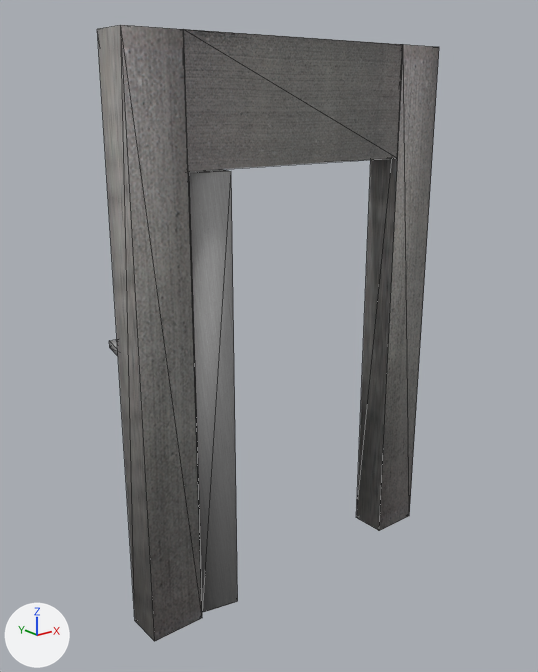
One commit to the OBJ model res/models/door/metaldoor_000004.obj: the scene before it, then after it.
Rendered twice from a 50 mm camera at (-2.57, -3.03, 2.71) aimed at (0.18, 0.4, 1.34). Lighting does not change. The marker at lower left points along +X, +Y and +Z. Mesh edges are drawn as thin lines. Where no turn or scale is listed for an object, it has been applied to the vertices.

The first picture shows 'Cube.004_Cube.005', 'Cube.006_Cube.007'.
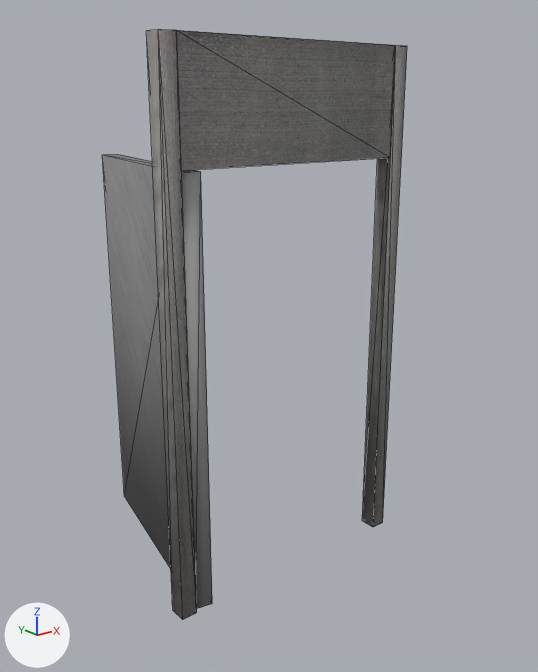
Location of each change, [x1, y1, x2, y2] in pixels of the pictures (538 x 672 px; the box of a moved part takes in the faces that stretch with it):
```json
{"object": "Cube.006_Cube.007", "change": "reshaped", "before": [97, 25, 439, 642], "after": [147, 29, 407, 620], "on screen": "24% narrower"}
{"object": "Cube.004_Cube.005", "change": "reshaped", "before": [109, 169, 238, 612], "after": [102, 154, 212, 609], "on screen": "15% narrower"}
{"part": 1, "of": "me_cube_004_cube_005", "change": "rebuilt", "before": [188, 169, 238, 612], "after": [102, 154, 212, 609]}
{"part": 2, "of": "me_cube_004_cube_005", "change": "deleted", "before": [109, 340, 118, 356]}
{"part": 3, "of": "me_cube_006_cube_007", "change": "moved or reshaped", "before": [184, 29, 403, 171], "after": [177, 30, 395, 171]}
{"part": 4, "of": "me_cube_006_cube_007", "change": "moved or reshaped", "before": [356, 44, 439, 531], "after": [362, 45, 407, 527]}
{"part": 5, "of": "me_cube_006_cube_007", "change": "moved or reshaped", "before": [97, 25, 202, 642], "after": [147, 29, 197, 620]}
```

Edits to the scene script, one JSON object a line:
```json
{"block": "me_cube_004_cube_005", "where": "# used by ob_cube_004_cube_005; location = (0.0, 0.0, 0.0)"}
{"op": "remove", "block": "me_cube_004_cube_005", "code": "me_cube_004_cube_005.from_pydata(...)  # 56 vertices, 84 faces; spans x -0.67..-0.09, y -0.11..1.3, z 0.01..2.4"}
{"op": "add", "block": "me_cube_004_cube_005", "code": "me_cube_004_cube_005.from_pydata(...)  # 32 vertices, 48 faces; spans x -0.69..-0.22, y -0.04..1.35, z 0.01..2.4"}
{"block": "me_cube_004_cube_005", "change": "me_cube_004_cube_005 part 1: the loose piece of 8 vertices spanning x -0.67..-0.18, y -0.11..1.3, z 0.01..2.4 is rebuilt with 8 vertices and now spans x -0.69..-0.3, y -0.04..1.35, z 0.01..2.4"}
{"block": "me_cube_004_cube_005", "change": "me_cube_004_cube_005 part 2: the loose piece of 8 vertices spanning x -0.56..-0.46, y 0.95..1.21, z 1.19..1.24 is deleted"}
{"block": "me_cube_006_cube_007", "where": "me_cube_006_cube_007.from_pydata(...)  # 24 vertices, 36 faces; spans x -1.0..1.0, y -0.11..0.11, z 0.01..3.01"}
{"block": "me_cube_006_cube_007", "where": "# used by ob_cube_006_cube_007; location = (0.0, 0.0, 0.0)"}
{"block": "me_cube_006_cube_007", "change": "me_cube_006_cube_007 part 3: the loose piece of 8 vertices spanning x -0.7..0.7, y -0.1..0.1, z 2.41..3.01 is scaled about its middle by (1, 0.47, 1)"}
{"block": "me_cube_006_cube_007", "change": "me_cube_006_cube_007 part 4: the loose piece of 8 vertices spanning x 0.7..1.0, y -0.11..0.11, z 0.01..3.01 is scaled about its middle by (0.308, 0.481, 1), then moved by (-0.1, 0.0, 0.0)"}
{"block": "me_cube_006_cube_007", "change": "me_cube_006_cube_007 part 5: the loose piece of 8 vertices spanning x -1.0..-0.7, y -0.11..0.11, z 0.01..3.01 is scaled about its middle by (0.308, 0.481, 1), then moved by (0.1, 0.0, 0.0)"}
```
